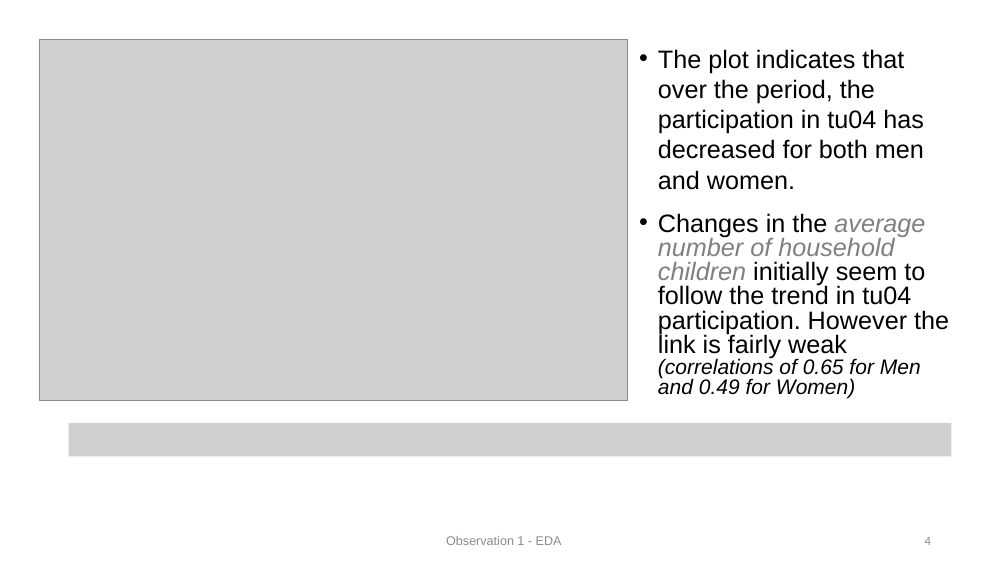
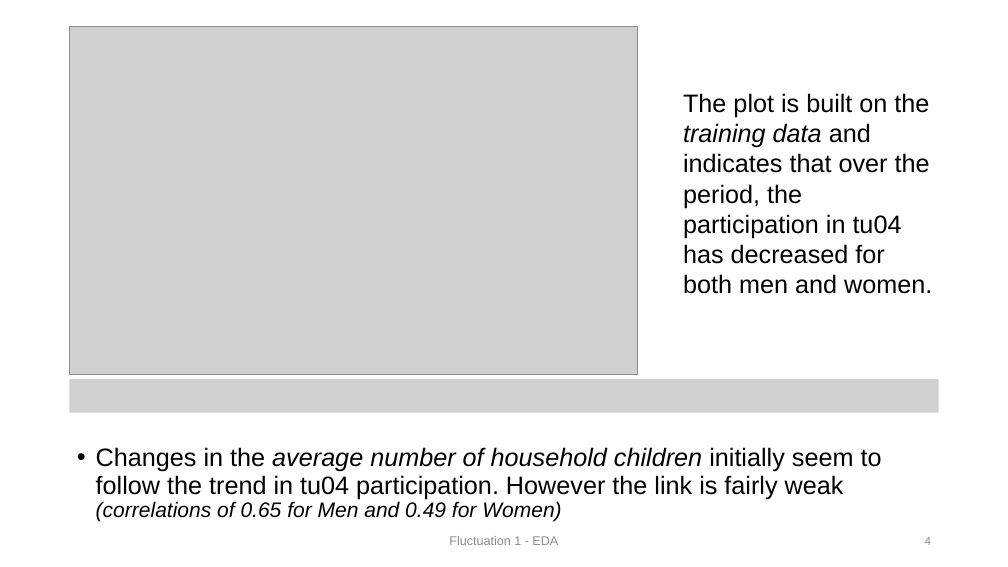
Before and after one commit to HarrisonWilde/AmericanTimeUseSurvey, a slide deck: slide 4 of Presentation/slides (1).pptx. Drawn at 1008x567 pixels with LibreOffice and Linux fonts; fonts in the diff are those of the drawing; grey boxes stand for pictures. Boxes give left, top, right and bottom in pixels: in the first picture for what was removed or moved away, otherwise in the second. Text is boxed around its words. In the diff, an @@ line names an element or a change of style, - is before the commit and + after.

```diff
--- a/Presentation/slides (1).pptx
+++ b/Presentation/slides (1).pptx
@@ picture: place and size @@
-picture at bbox=[40, 39, 628, 400]
+picture at bbox=[70, 26, 637, 374]
@@ text at bbox=[683, 93, 932, 294]: text changed @@
-• The plot indicates that over the period, the participation in tu04 has decreased for both men and women.
+The plot is built on the training data and indicates that over the period, the participation in tu04 has decreased for both men and women.
@@ picture added at bbox=[70, 380, 939, 413] @@
@@ picture removed at bbox=[69, 423, 952, 456] @@
@@ text "Changes in the average number ...": place and size @@
-text "Changes in the average number ..." at bbox=[658, 213, 949, 399]
+text "Changes in the average number ..." at bbox=[96, 447, 882, 522]
@@ text "Changes in the average number ..." at bbox=[96, 447, 882, 522]: text colour #808080 to #000000 in "average number of household children"; line spacing 0.8 to 0.9 @@
@@ text at bbox=[449, 536, 558, 545]: text changed @@
-Observation 1 - EDA
+Fluctuation 1 - EDA
```
Also in this commit, not shown: 9 other slides changed, 1 slide added, 2 slides removed, 26 other files.
